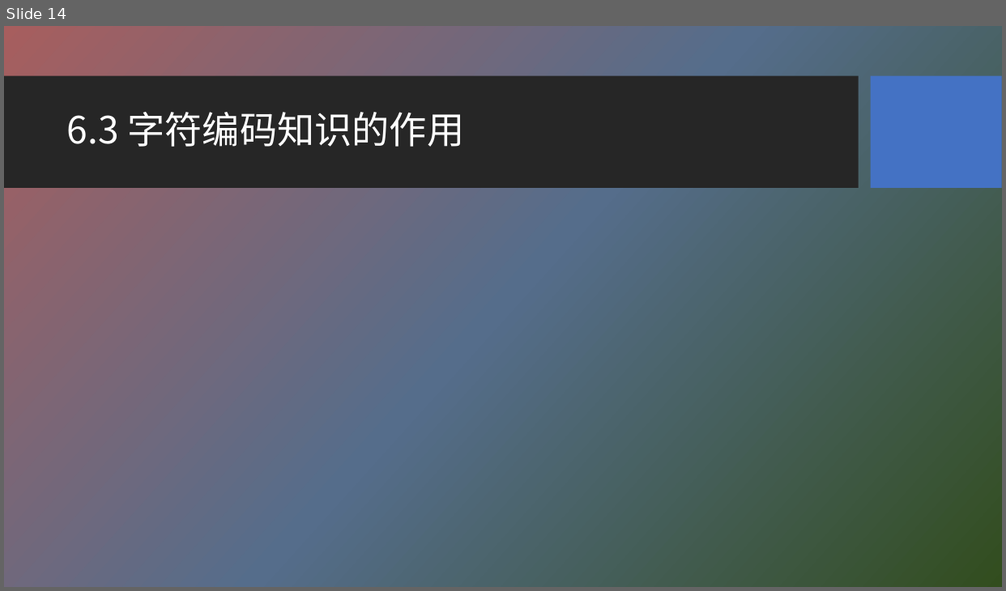
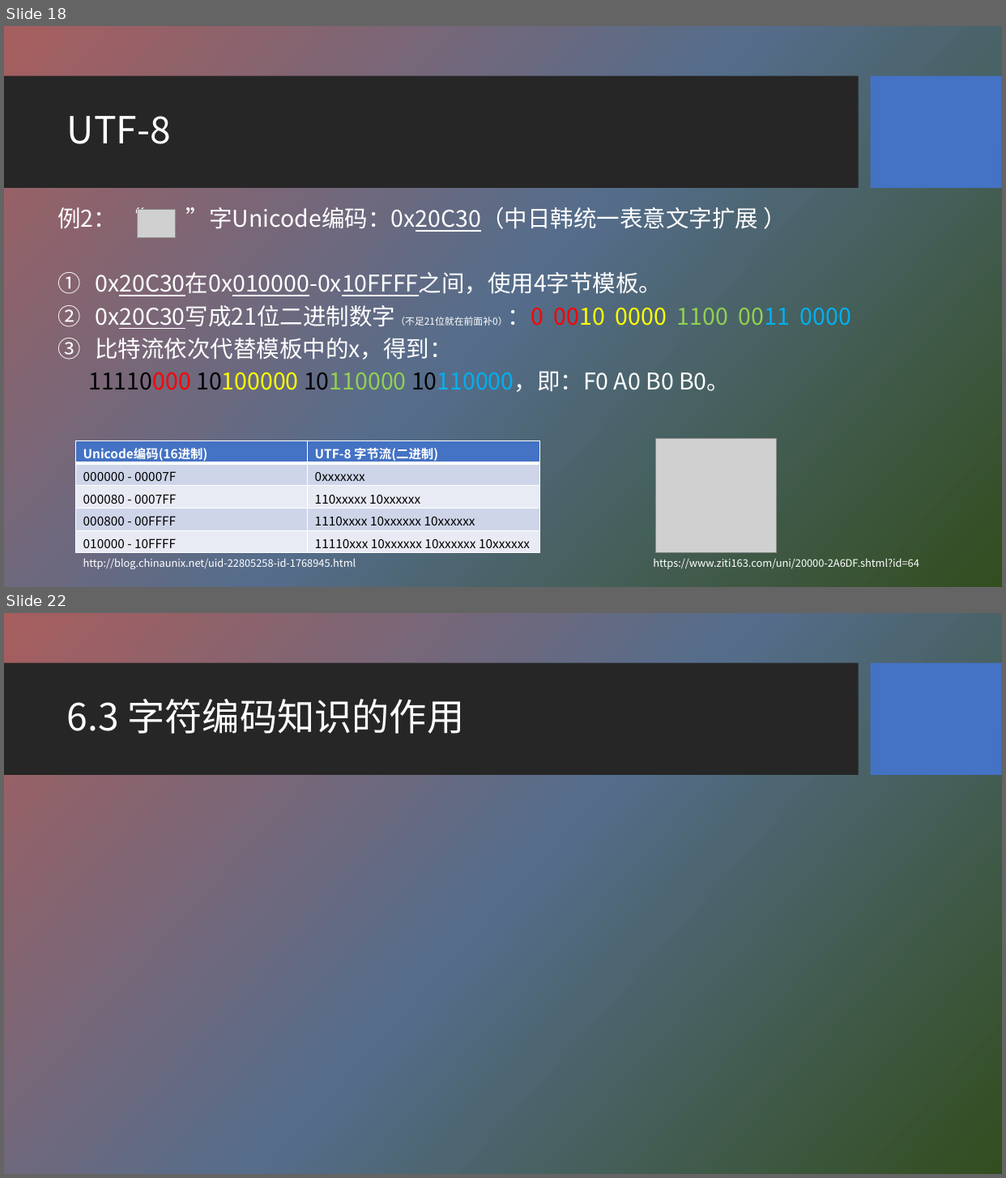
Before and after one commit to HBU/NLP_PPT, a slide deck: PPT-2020/ch06 字符编码与字频统计.pptx. Shown one above the other, each under a label of ours: slide 14 before the commit, slides 18 and 22 after it; the slides between them are not shown. The pictures are 1006x591 and 1006x1178 pixels, drawn with LibreOffice and Linux fonts; fonts in the diff are those of the drawing; grey boxes stand for pictures; background and template pictures are left out. Boxes give left, top, right and bottom in pixels: in the first picture for what was removed or moved away, otherwise in the second. Text is boxed around its words. In the diff, an @@ line names an element or a change of style, - is before the commit and + after.

```diff
--- a/PPT-2020/ch06 字符编码与字频统计.pptx
+++ b/PPT-2020/ch06 字符编码与字频统计.pptx
@@ slide 18 added at (x1=4, y1=26, x2=1002, y2=587), background picture (left out); not listed: 2 template elements that a slide beside it also shows @@
@@ title added at (x1=67, y1=116, x2=171, y2=144), 36 pt, text #FFFFFF @@
+UTF-8
@@ text added at (x1=57, y1=207, x2=851, y2=392), 22.2 pt, text #FFFFFF @@
+例2： “ ”字Unicode编码：0x20C30（中日韩统一表意文字扩展 ）
+1. 0x20C30在0x010000-0x10FFFF之间，使用4字节模板。
+2. 0x20C30写成21位二进制数字（不足21位就在前面补0）：0 0010 0000 1100 0011 0000
+3. 比特流依次代替模板中的x，得到：
+11110000 10100000 10110000 10110000，即：F0 A0 B0 B0。
@@ picture added at (x1=138, y1=209, x2=177, y2=238) @@
@@ picture added at (x1=656, y1=438, x2=777, y2=553) @@
@@ table added at (x1=76, y1=441, x2=541, y2=553), 5 rows, 2 columns @@
+Unicode编码(16进制) | UTF-8 字节流(二进制)
+000000 - 00007F | 0xxxxxxx
+000080 - 0007FF | 110xxxxx 10xxxxxx
+000800 - 00FFFF | 1110xxxx 10xxxxxx 10xxxxxx
+010000 - 10FFFF | 11110xxx 10xxxxxx 10xxxxxx 10xxxxxx
@@ text added at (x1=83, y1=559, x2=356, y2=570), 10 pt, text #FFFFFF @@
+http://blog.chinaunix.net/uid-22805258-id-1768945.html
@@ text added at (x1=653, y1=559, x2=919, y2=570), 10 pt, text #FFFFFF @@
+https://www.ziti163.com/uni/20000-2A6DF.shtml?id=64
@@ what was slide 14 is now slide 22 @@
```
Also in this commit, not shown: 8 slides changed, 7 other slides added.
